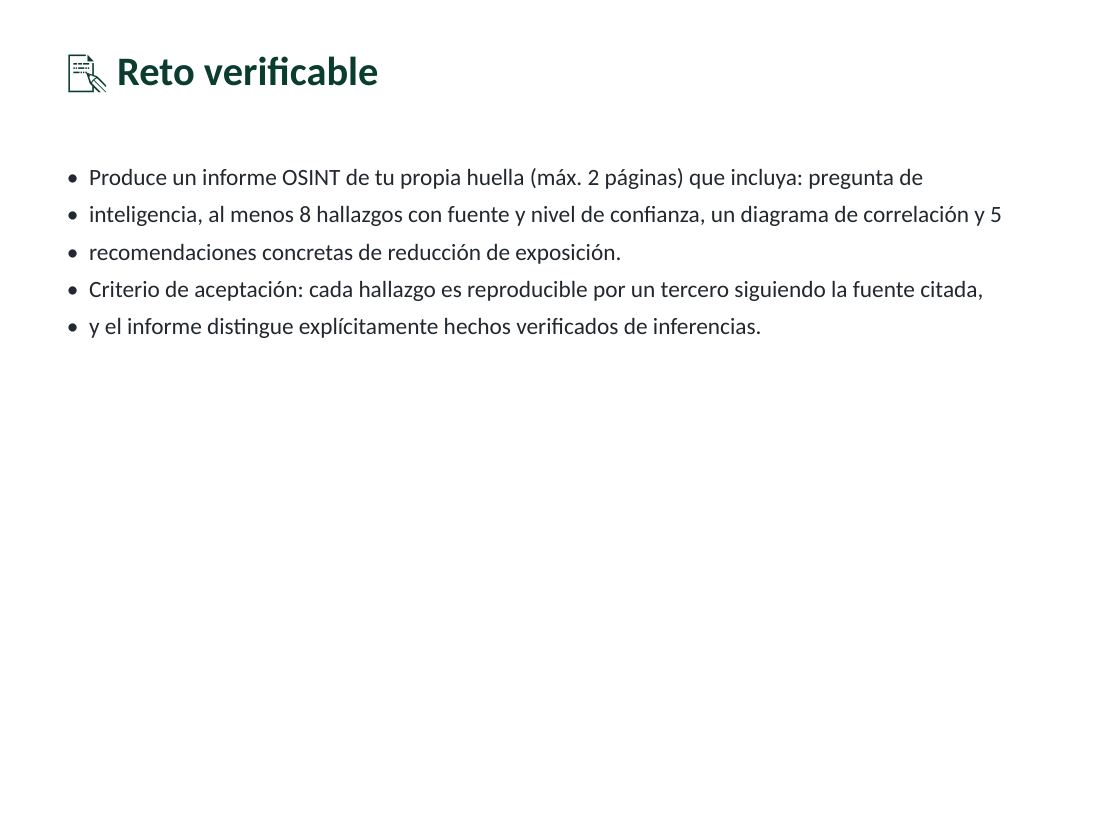
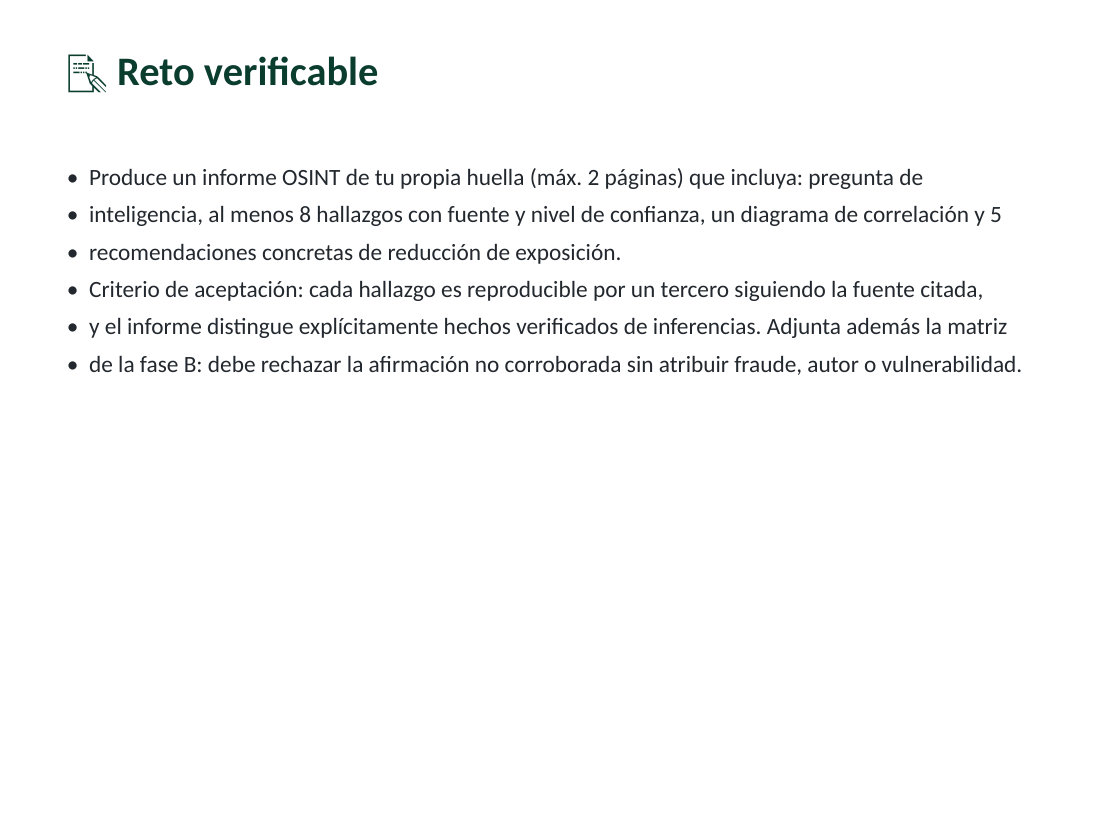
Before and after one commit to vladimiracunadev-create/modern-cybersecurity-program, a slide deck: slide 12 of classes/parte-12-osint-e-ingenieria-social/249-fundamentos-de-osint/clase-249-presentacion.pptx. Drawn at 1120x840 pixels with LibreOffice and Linux fonts; fonts in the diff are those of the drawing. Boxes give left, top, right and bottom in pixels: in the first picture for what was removed or moved away, otherwise in the second. Text is boxed around its words. In the diff, an @@ line names an element or a change of style, - is before the commit and + after.

```diff
--- a/classes/parte-12-osint-e-ingenieria-social/249-fundamentos-de-osint/clase-249-presentacion.pptx
+++ b/classes/parte-12-osint-e-ingenieria-social/249-fundamentos-de-osint/clase-249-presentacion.pptx
@@ text at [89, 317, 1023, 375]: text changed @@
-• y el informe distingue explícitamente hechos verificados de inferencias.
+• y el informe distingue explícitamente hechos verificados de inferencias. Adjunta además la matriz
+• de la fase B: debe rechazar la afirmación no corroborada sin atribuir fraude, autor o vulnerabilidad.
```
Also in this commit, not shown: 6 other slides changed, 25 other files.
